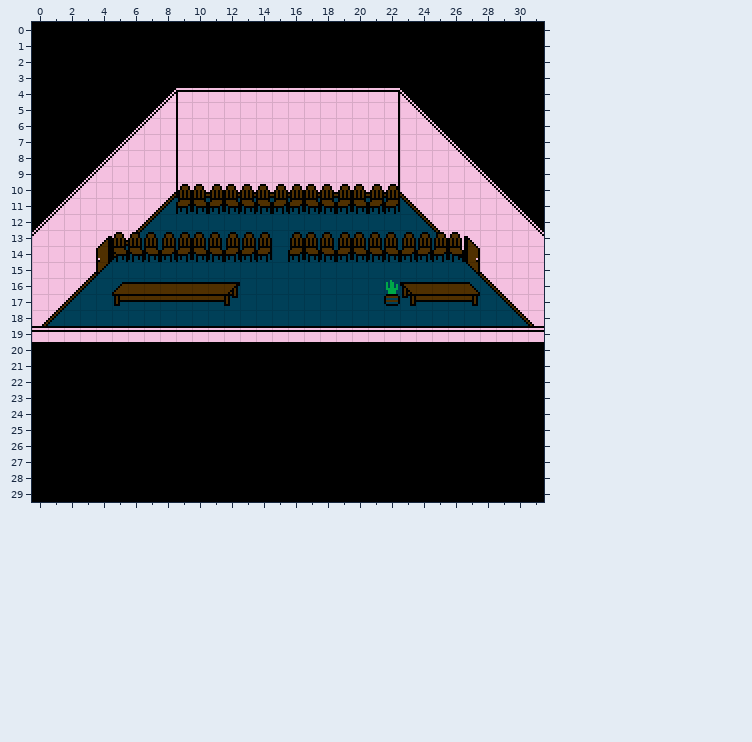
Two versions of a level (Tiled map, src/assets/maps/coworkeroffice07.tmx). The picture above is the old version.
Cells are 8x8 px. Shown: x 0..31, y 0..29.
After the commit:
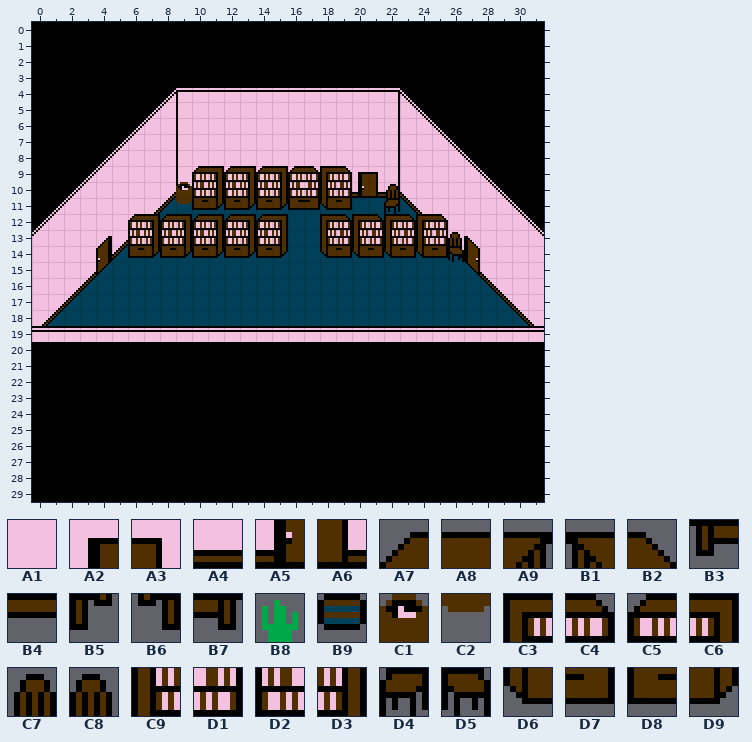
Key: from "tileset": A1 1, A2 3, A3 4, A4 33, A5 35, A6 36, A7 64, A8 65, A9 66, B1 67, B2 68, B3 96, B4 97, B5 98, B6 99, B7 100, B8 132, B9 164, C1 228, C2 260, C3 261, C4 262, C5 263, C6 264, C7 291, C8 292, C9 293, D1 294, D2 295, D3 296, D4 323, D5 324, D6 325, D7 326, D8 327, D9 328.
__ is an empty cell.
The exact change:
Layer "Tile Layer 1":
y 9: x 20..21 A1 A1 -> A2 A3
y 10: x 20..21 A4 A4 -> A5 A6
Layer "Tile Layer 2":
y 9: x 10..19 __ __ __ __ __ __ __ __ __ __ -> C5 C6 C5 C6 C5 C6 C5 C4 C3 C4
y 10: x 9..21 C7 C8 C7 C8 C8 C8 C7 C7 C8 C8 C7 C8 C7 -> C1 D2 D3 D2 D3 D2 D3 D2 D1 C9 D1 __ __
y 11: x 9..21 D4 D5 D4 D5 D5 D5 D4 D4 D5 D5 D4 D5 D4 -> C2 D8 D9 D8 D9 D8 D9 D8 D7 D6 D7 __ __
y 12: x 6..15 __ __ __ __ __ __ __ __ __ __ -> C5 C6 C5 C6 C5 C6 C5 C6 C5 C6; x 18..25 __ __ __ __ __ __ __ __ -> C3 C4 C3 C4 C3 C4 C3 C4
y 13: x 5..25 C8 C8 C8 C7 C7 C8 C8 C7 C7 C7 __ C7 C8 C8 C7 C8 C8 C8 C7 C7 C7 -> __ D2 D3 D2 D3 D2 D3 D2 D3 D2 D3 __ __ C9 D1 C9 D1 C9 D1 C9 D1
y 14: x 5..25 D5 D5 D5 D4 D4 D5 D5 D4 D4 D4 __ D4 D5 D5 D4 D5 D5 D5 D4 D4 D4 -> __ D8 D9 D8 D9 D8 D9 D8 D9 D8 D9 __ __ D6 D7 D6 D7 D6 D7 D6 D7
y 16: x 5..12 A7 A8 A8 A8 A8 A8 A8 A9 -> __ __ __ __ __ __ __ __; x 22..27 B8 B1 A8 A8 A8 B2 -> __ __ __ __ __ __
y 17: x 5..12 B3 B4 B4 B4 B4 B4 B4 B5 -> __ __ __ __ __ __ __ __; x 22..27 B9 B6 B4 B4 B4 B7 -> __ __ __ __ __ __
